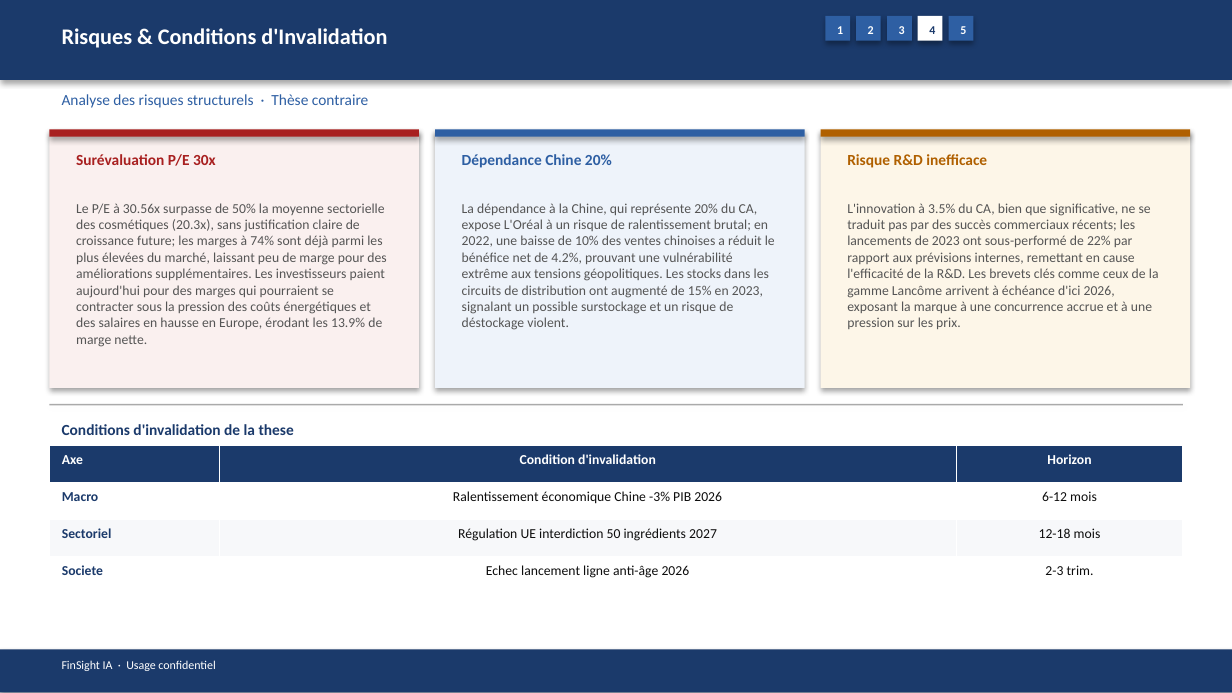
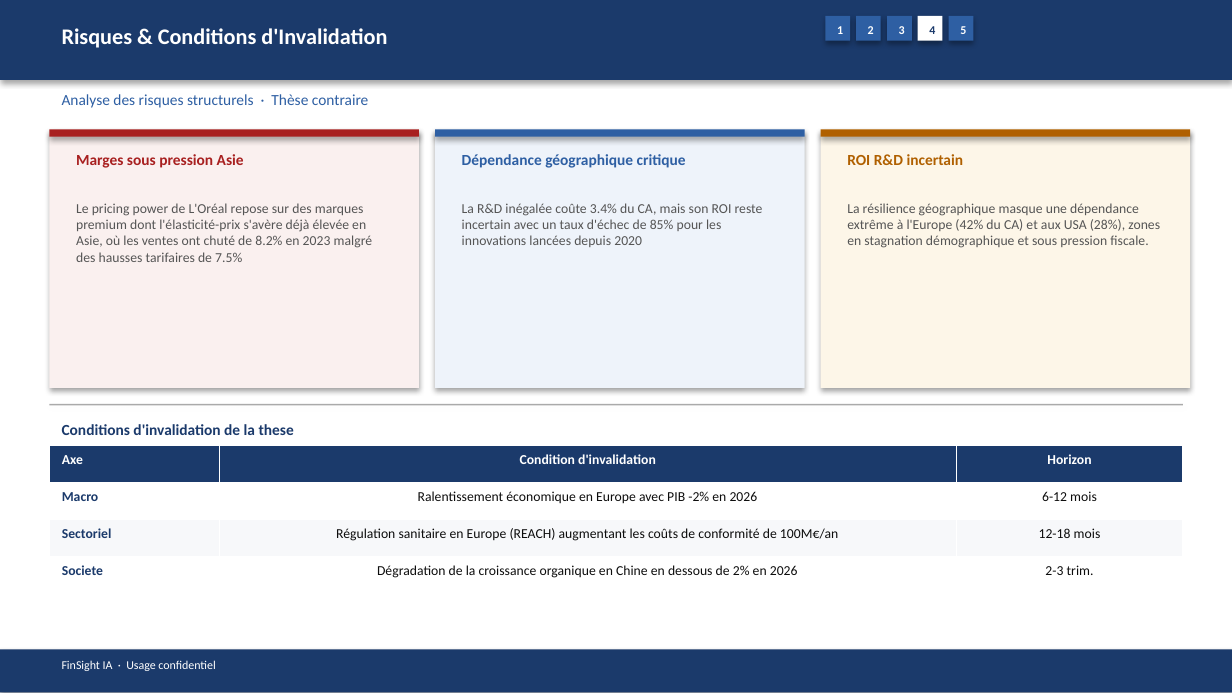
Before and after one commit to baptistejeh07-art/finsight-ia, a slide deck: slide 16 of preview/OR.PA/OR.PA_pitchbook.pptx. Drawn at 1232x693 pixels with LibreOffice and Linux fonts; fonts in the diff are those of the drawing. Boxes give left, top, right and bottom in pixels: in the first picture for what was removed or moved away, otherwise in the second. Text is boxed around its words. In the diff, an @@ line names an element or a change of style, - is before the commit and + after.

```diff
--- a/preview/OR.PA/OR.PA_pitchbook.pptx
+++ b/preview/OR.PA/OR.PA_pitchbook.pptx
@@ text at (x1=76, y1=154, x2=244, y2=168): text changed @@
-Surévaluation P/E 30x
+Marges sous pression Asie
@@ text at (x1=462, y1=154, x2=686, y2=168): text changed @@
-Dépendance Chine 20%
+Dépendance géographique critique
@@ text at (x1=847, y1=154, x2=964, y2=165): text changed @@
-Risque R&D inefficace
+ROI R&D incertain
@@ text at (x1=76, y1=203, x2=373, y2=262): text changed @@
-Le P/E à 30.56x surpasse de 50% la moyenne sectorielle des cosmétiques (20.3x), sans justification claire de croissance future; les marges à 74% sont déjà parmi les plus élevées du marché, laissant peu de marge pour des améliorations supplémentaires. Les investisseurs paient aujourd'hui pour des marges qui pourraient se contracter sous la pression des coûts énergétiques et des salaires en hausse en Europe, érodant les 13.9% de marge nette.
+Le pricing power de L'Oréal repose sur des marques premium dont l'élasticité-prix s'avère déjà élevée en Asie, où les ventes ont chuté de 8.2% en 2023 malgré des hausses tarifaires de 7.5%
@@ text at (x1=462, y1=203, x2=763, y2=247): text changed @@
-La dépendance à la Chine, qui représente 20% du CA, expose L'Oréal à un risque de ralentissement brutal; en 2022, une baisse de 10% des ventes chinoises a réduit le bénéfice net de 4.2%, prouvant une vulnérabilité extrême aux tensions géopolitiques. Les stocks dans les circuits de distribution ont augmenté de 15% en 2023, signalant un possible surstockage et un risque de déstockage violent.
+La R&D inégalée coûte 3.4% du CA, mais son ROI reste incertain avec un taux d'échec de 85% pour les innovations lancées depuis 2020
@@ text at (x1=847, y1=203, x2=1160, y2=248): text changed @@
-L'innovation à 3.5% du CA, bien que significative, ne se traduit pas par des succès commerciaux récents; les lancements de 2023 ont sous-performé de 22% par rapport aux prévisions internes, remettant en cause l'efficacité de la R&D. Les brevets clés comme ceux de la gamme Lancôme arrivent à échéance d'ici 2026, exposant la marque à une concurrence accrue et à une pression sur les prix.
+La résilience géographique masque une dépendance extrême à l'Europe (42% du CA) et aux USA (28%), zones en stagnation démographique et sous pression fiscale.
@@ table at (x1=49, y1=446, x2=1183, y2=594) @@
-row 2, column 2: Ralentissement économique Chine -3% PIB 2026
+row 2, column 2: Ralentissement économique en Europe avec PIB -2% en 2026
-row 3, column 2: Régulation UE interdiction 50 ingrédients 2027
+row 3, column 2: Régulation sanitaire en Europe (REACH) augmentant les coûts de conformité de 100M€/an
-row 4, column 2: Echec lancement ligne anti-âge 2026
+row 4, column 2: Dégradation de la croissance organique en Chine en dessous de 2% en 2026
```
Also in this commit, not shown: 13 other slides changed, 3 other files.
